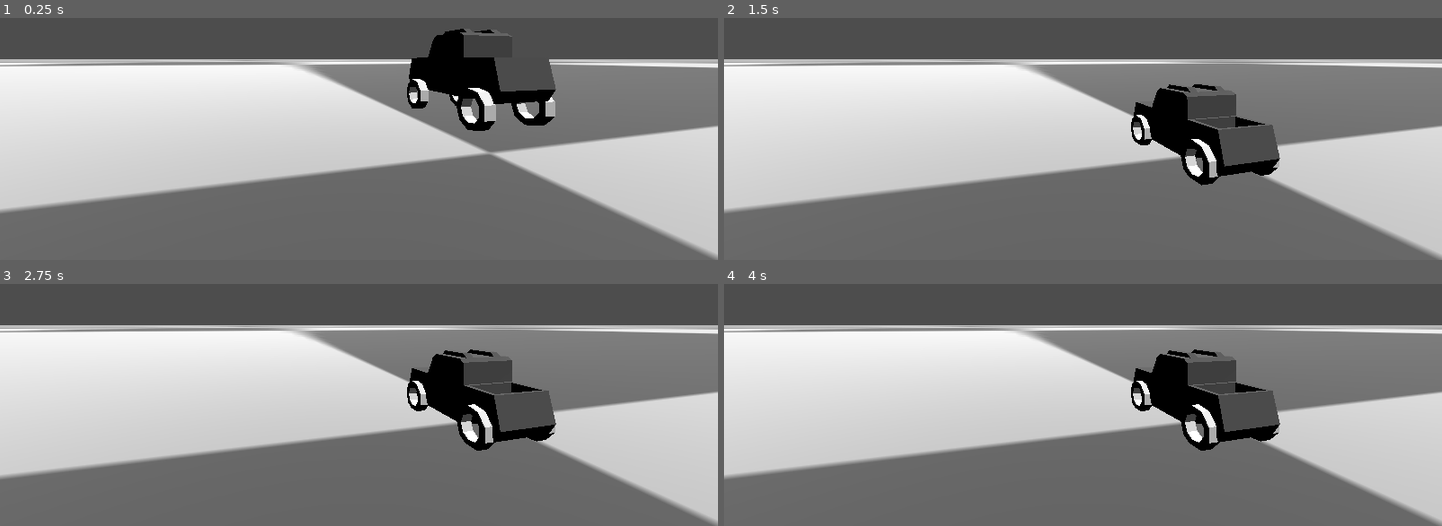
Above: before the commit, frames 1-4 (two rows, left to right).
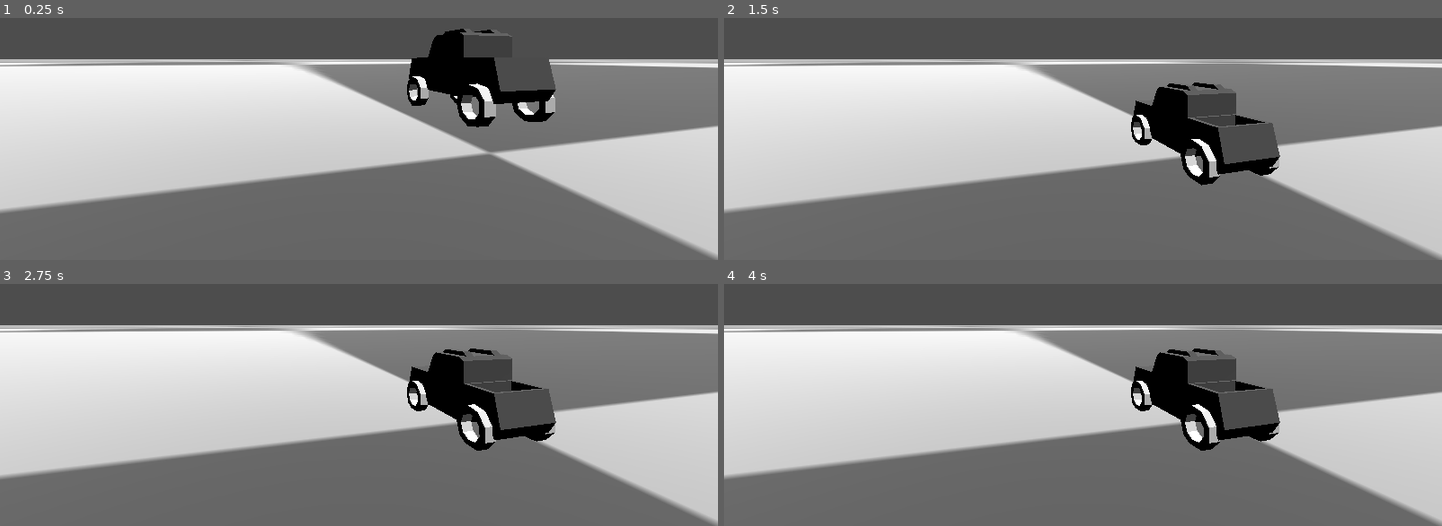
Above: after the commit, the same moments.

Repository: luankaike-code/jh_conclusao_dev
Game: Godot game, scene res://scenes/worlds/test/test_world.tscn
Same seed, same stepped clock (60 frames per second), same inputs: the game is played once before the commit and once after it.
Inputs:
- Up to frame 1 (0.25 s): no input
- Up to frame 2 (1.5 s): no input
- Up to frame 3 (2.75 s): no input
- Up to frame 4 (4 s): tap Enter at 2.75 s; tap Space at 3.5 s

The runs differ from the first frame. In frame 1, 0.7% of the frame differs, in the area x 56-78%, y 24-47%; in frame 2, 0.6%; in frame 3, 0.5%; in frame 4, 0.5%.

Commit message:
Rename and Reposition nodes

Diff:
--- a/code-tcc-jh/scenes/raycast_car/raycast_car.tscn
+++ b/code-tcc-jh/scenes/raycast_car/raycast_car.tscn
@@ -12,9 +12,9 @@
 
 [node name="RaycastCar" type="RigidBody3D" unique_id=1540622167 node_paths=PackedStringArray("wheels")]
 script = ExtResource("1_46vcx")
-wheels = [NodePath("Node3D/RaycastWheel"), NodePath("Node3D/RaycastWheel3"), NodePath("Node3D/RaycastWheel2"), NodePath("Node3D/RaycastWheel4")]
+wheels = [NodePath("RaycastWheelBL"), NodePath("RaycastWheelBR"), NodePath("RaycastWheelFL"), NodePath("RaycastWheelFR")]
 
-[node name="MeshInstance3D" type="MeshInstance3D" parent="." unique_id=1519562615]
+[node name="Model" type="MeshInstance3D" parent="." unique_id=1519562615]
 transform = Transform3D(1, 0, 0, 0, 1, 0, 0, 0, 1, 0.4687009, 0, 2.6719337)
 material_override = SubResource("StandardMaterial3D_scyro")
 mesh = ExtResource("1_lsq2b")
@@ -23,16 +23,14 @@
 transform = Transform3D(1, 0, 0, 0, 1, 0, 0, 0, 1, 0.41994333, 0, 2.6719337)
 shape = SubResource("ConvexPolygonShape3D_lsq2b")
 
-[node name="Node3D" type="Node3D" parent="." unique_id=434687296]
+[node name="RaycastWheelFL" parent="." unique_id=2125478287 instance=ExtResource("2_scyro")]
+transform = Transform3D(1, 0, 0, 0, 1, 0, 0, 0, 1, -1.677, -1.221544, -2.852)
 
-[node name="RaycastWheel" parent="Node3D" unique_id=37950975 instance=ExtResource("2_scyro")]
-transform = Transform3D(0.99999875, -0.0015678873, -0.00016444211, 0.0015677918, 0.99999857, -0.00056761777, 0.00016534884, 0.0005673543, 0.9999998, -1.6772771, -1.138715, 2.6555295)
+[node name="RaycastWheelFR" parent="." unique_id=1939493024 instance=ExtResource("2_scyro")]
+transform = Transform3D(1, 0, 0, 0, 1, 0, 0, 0, 1, 1.677, -1.221544, -2.852)
 
-[node name="RaycastWheel3" parent="Node3D" unique_id=246883373 instance=ExtResource("2_scyro")]
-transform = Transform3D(0.99999875, -0.0015678873, -0.00016444211, 0.0015677918, 0.99999857, -0.00056761777, 0.00016534884, 0.0005673543, 0.9999998, 1.677, -1.1384361, 2.656)
+[node name="RaycastWheelBL" parent="." unique_id=37950975 instance=ExtResource("2_scyro")]
+transform = Transform3D(0.99999875, -0.0015678873, -0.00016444211, 0.0015677918, 0.99999857, -0.00056761777, 0.00016534884, 0.0005673543, 0.9999998, -1.6772771, -1.221823, 2.6555295)
 
-[node name="RaycastWheel2" parent="Node3D" unique_id=2125478287 instance=ExtResource("2_scyro")]
-transform = Transform3D(1, 0, 0, 0, 1, 0, 0, 0, 1, -1.677, -1.1384361, -2.852)
-
-[node name="RaycastWheel4" parent="Node3D" unique_id=1939493024 instance=ExtResource("2_scyro")]
-transform = Transform3D(1, 0, 0, 0, 1, 0, 0, 0, 1, 1.677, -1.1384361, -2.852)
+[node name="RaycastWheelBR" parent="." unique_id=246883373 instance=ExtResource("2_scyro")]
+transform = Transform3D(0.99999875, -0.0015678873, -0.00016444211, 0.0015677918, 0.99999857, -0.00056761777, 0.00016534884, 0.0005673543, 0.9999998, 1.677, -1.221544, 2.656)
--- a/code-tcc-jh/scenes/raycast_car/raycast_wheel/raycast_wheel.gd
+++ b/code-tcc-jh/scenes/raycast_car/raycast_wheel/raycast_wheel.gd
@@ -8,12 +8,12 @@
 @export var extend_suspension_len:  float = 0.0
 
 @onready var ray: RayCast3D = $RayCast3D
-@onready var mesh_instance_3d: MeshInstance3D = $MeshInstance3D
+@onready var model: MeshInstance3D = $Model
 
 var wheel_model_radius: float
 
 func _ready() -> void:
-	wheel_model_radius = mesh_instance_3d.get_aabb().size.y/2
+	wheel_model_radius = model.get_aabb().size.y/2
 	_update_suspension_len()
 
 func _update_suspension_len():
@@ -33,7 +33,7 @@
 	var ray_normal := ray.get_collision_normal()
 	var contact := ray.get_collision_point()
 	var suspension_len := global_position.distance_to(contact)
-	mesh_instance_3d.position.y = suspension_len
+	model.position.y = suspension_len
 
 	var offset :=  rest_distance - suspension_len
 	var suspension_force := offset * suspension_strength
@@ -43,6 +43,6 @@
 	var damping_force := damping_strength * contact_rel_velocity
 
 	var up_force := (suspension_force - damping_force) * ray_normal
-	var up_force_pos := car.to_local(mesh_instance_3d.global_position)
+	var up_force_pos := car.to_local(model.global_position)
 
 	car.apply_force(up_force, up_force_pos)
--- a/code-tcc-jh/scenes/raycast_car/raycast_wheel/raycast_wheel.tscn
+++ b/code-tcc-jh/scenes/raycast_car/raycast_wheel/raycast_wheel.tscn
@@ -8,6 +8,5 @@
 
 [node name="RayCast3D" type="RayCast3D" parent="." unique_id=1952132022]
 
-[node name="MeshInstance3D" type="MeshInstance3D" parent="." unique_id=510317468]
-transform = Transform3D(1, 0, 0, 0, 1, 0, 0, 0, 1, 0, -0.26472324, 0)
+[node name="Model" type="MeshInstance3D" parent="." unique_id=510317468]
 mesh = ExtResource("1_m23je")
